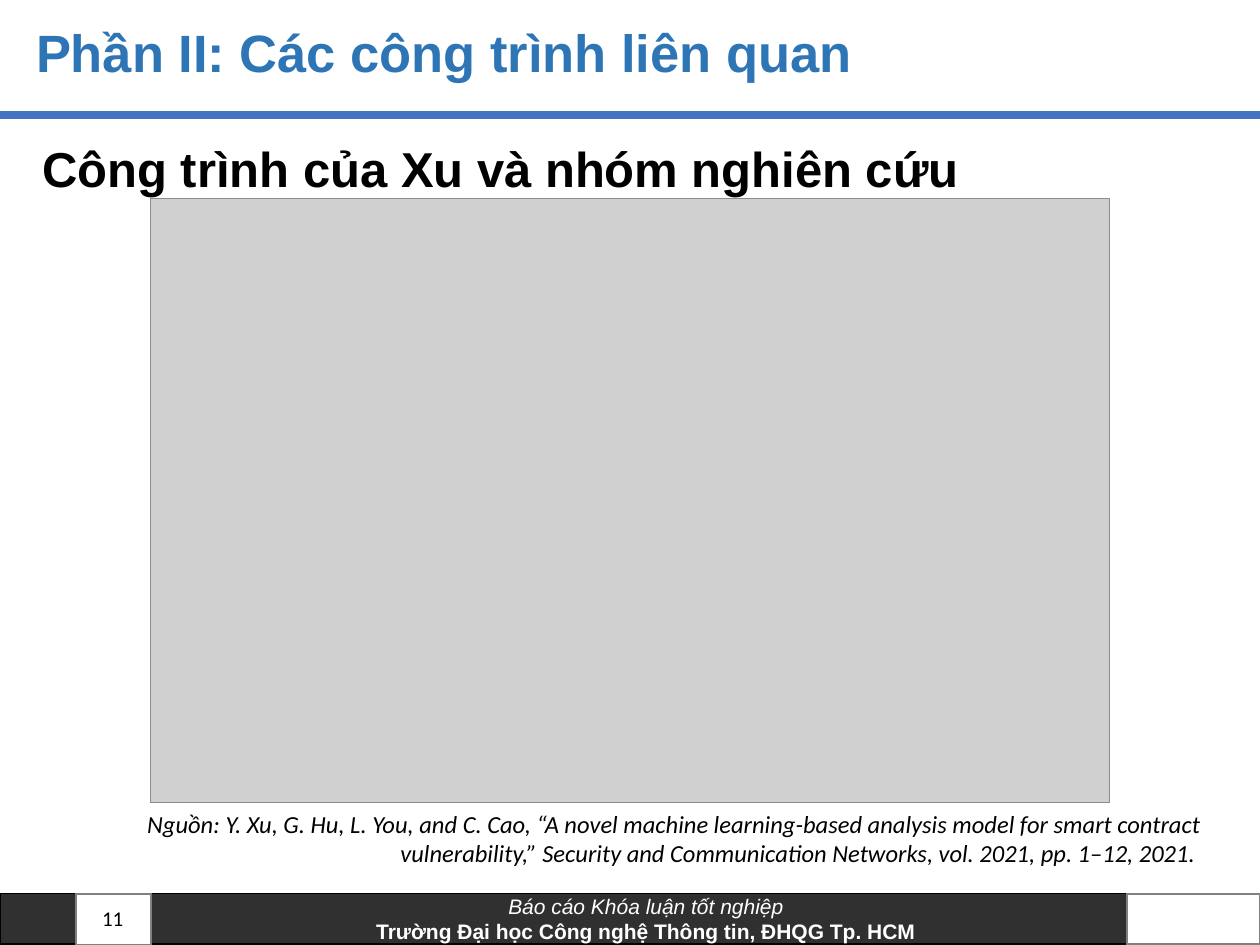
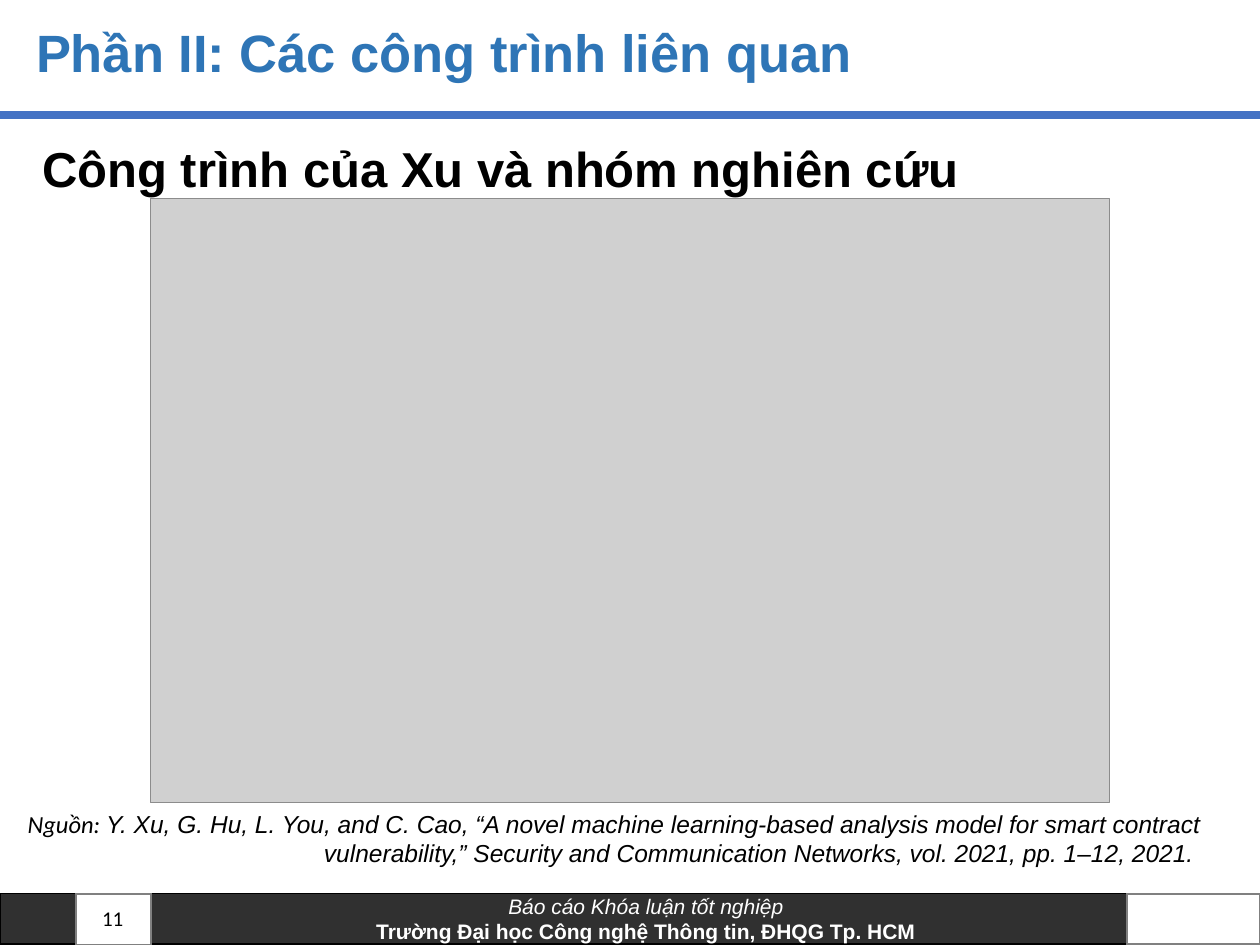
Before and after one commit to anhkiet1227/NT505_Thesis, a slide deck: slide 11 of Slide_20520605_VoAnhKiet.pptx. Drawn at 1260x945 pixels with LibreOffice and Linux fonts; fonts in the diff are those of the drawing; grey boxes stand for pictures; background and template pictures are left out. Boxes give left, top, right and bottom in pixels: in the first picture for what was removed or moved away, otherwise in the second. Text is boxed around its words. In the diff, an @@ line names an element or a change of style, - is before the commit and + after.

```diff
--- a/Slide_20520605_VoAnhKiet.pptx
+++ b/Slide_20520605_VoAnhKiet.pptx
@@ text "Nguồn: Y. Xu, G. Hu, ..." at (28,814,1200,867): font Calibri to Arial @@
```
Also in this commit, not shown: 2 other slides changed.
